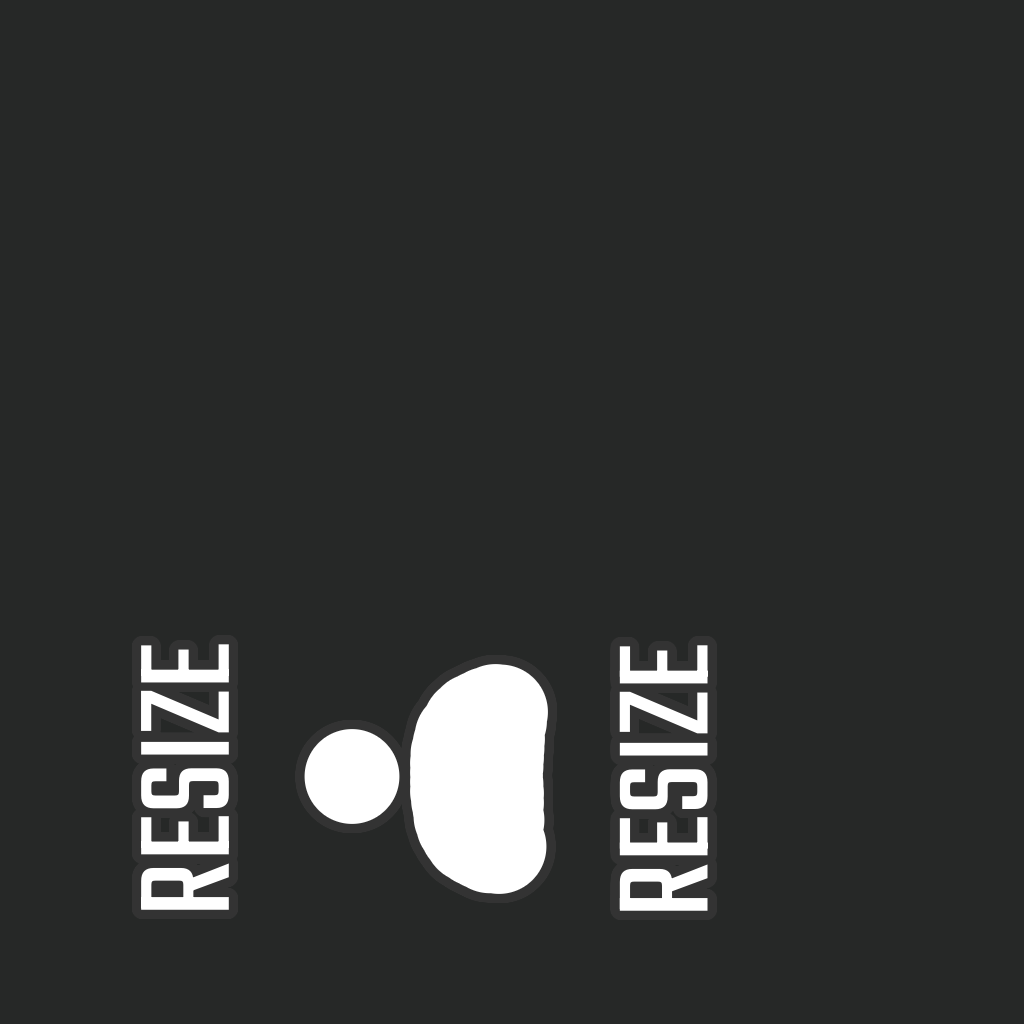
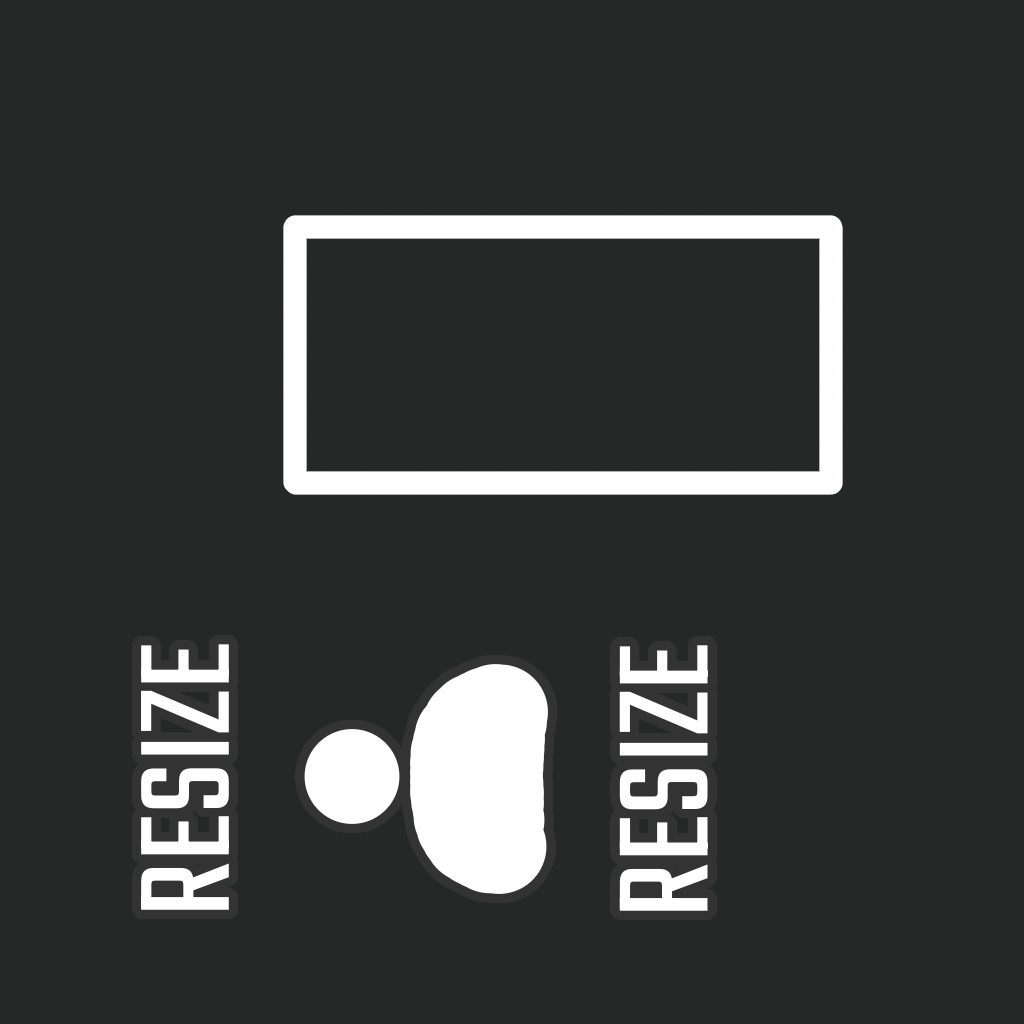
The second 1024×1024 image is a revision of the first. Changes to its layers:
added layer "Paint Layer 7" above "Paint Layer 6" over box(283, 215, 843, 495)
